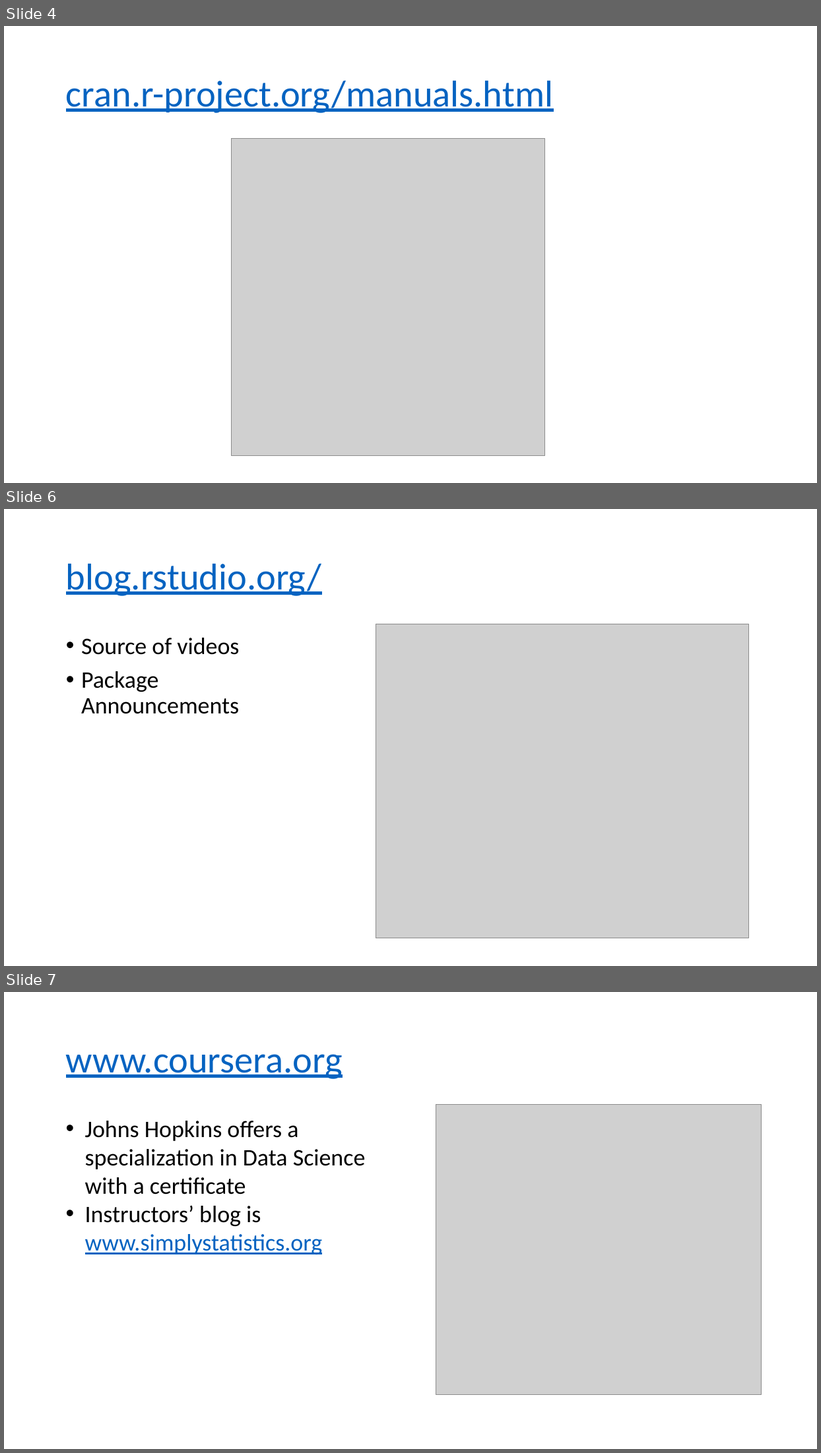
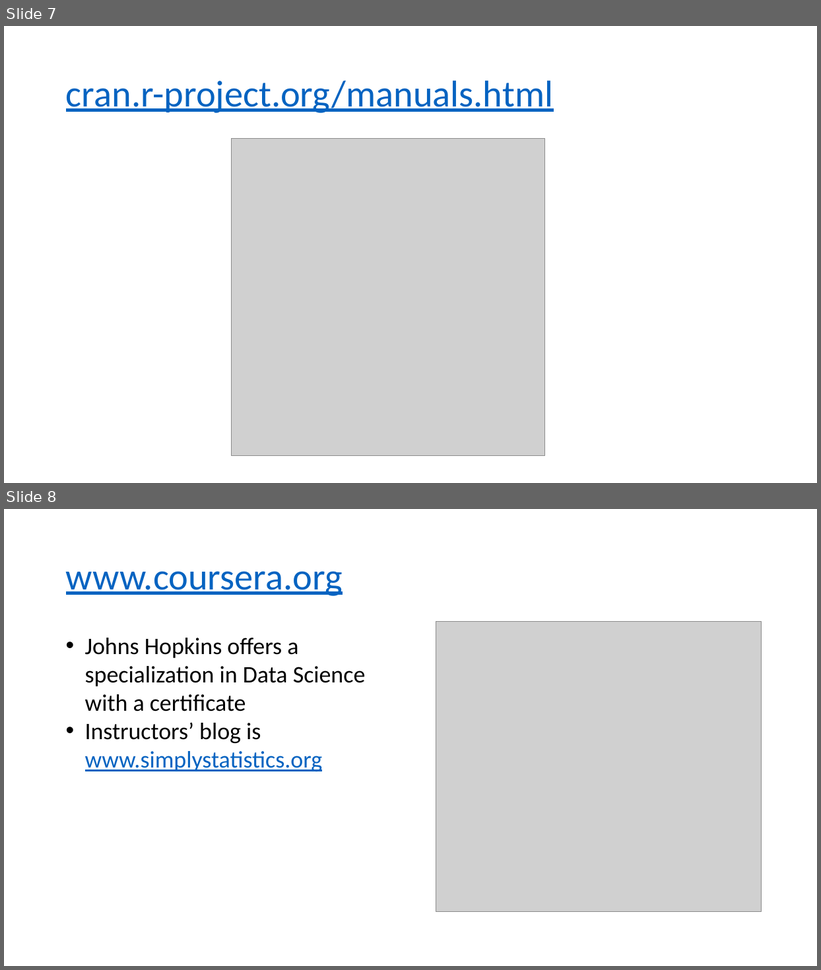
Before and after one commit to chiefmurph/CASRBootcamp17, a slide deck: slides/slide_output/1P06_RCommunity.pptx. Shown one above the other, each under a label of ours: slides 4, 6 and 7 before the commit, slides 7 and 8 after it; the slides between them are not shown. The pictures are 821x1453 and 821x970 pixels, drawn with LibreOffice and Linux fonts; fonts in the diff are those of the drawing; grey boxes stand for pictures. Boxes give left, top, right and bottom in pixels: in the first picture for what was removed or moved away, otherwise in the second. Text is boxed around its words. In the diff, an @@ line names an element or a change of style, - is before the commit and + after.

```diff
--- a/slides/slide_output/1P06_RCommunity.pptx
+++ b/slides/slide_output/1P06_RCommunity.pptx
@@ slide 6 removed at bbox=[4, 509, 817, 966], background #FFFFFF @@
@@ title removed at bbox=[66, 563, 321, 596] @@
-blog.rstudio.org/
@@ picture removed at bbox=[376, 624, 748, 939] @@
@@ text removed at bbox=[81, 638, 239, 714] @@
-• Source of videos
-• Package Announcements
@@ what was slide 4 is now slide 7 @@
@@ what was slide 7 is now slide 8 @@
```
Also in this commit, not shown: 1 slide changed, 3 slides added, 1 other slide removed, 15 other files.
